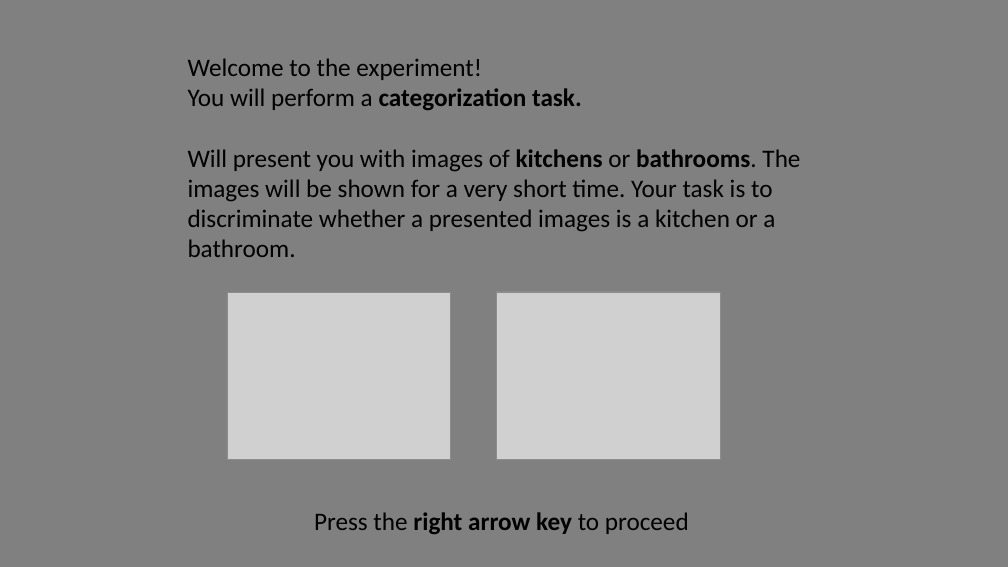
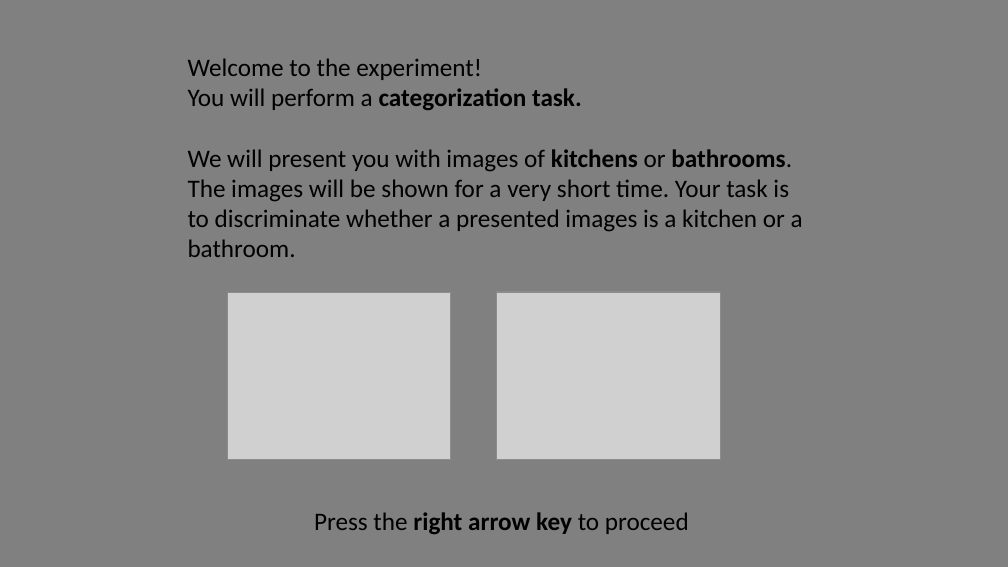
Before and after one commit to michaengeser/pep_wp4, a slide deck: slide 1 of instructions/Instructions.pptx. Drawn at 1008x567 pixels with LibreOffice and Linux fonts; fonts in the diff are those of the drawing; grey boxes stand for pictures. Boxes give left, top, right and bottom in pixels: in the first picture for what was removed or moved away, otherwise in the second. Text is boxed around its words. In the diff, an @@ line names an element or a change of style, - is before the commit and + after.

```diff
--- a/instructions/Instructions.pptx
+++ b/instructions/Instructions.pptx
@@ text at box(188, 149, 803, 257): text changed @@
-Will present you with images of kitchens or bathrooms. The images will be shown for a very short time. Your task is to discriminate whether a presented images is a kitchen or a bathroom.
+We will present you with images of kitchens or bathrooms. The images will be shown for a very short time. Your task is to discriminate whether a presented images is a kitchen or a bathroom.
```
Also in this commit, not shown: 9 other slides changed, 1 slide removed, 26 other files.
